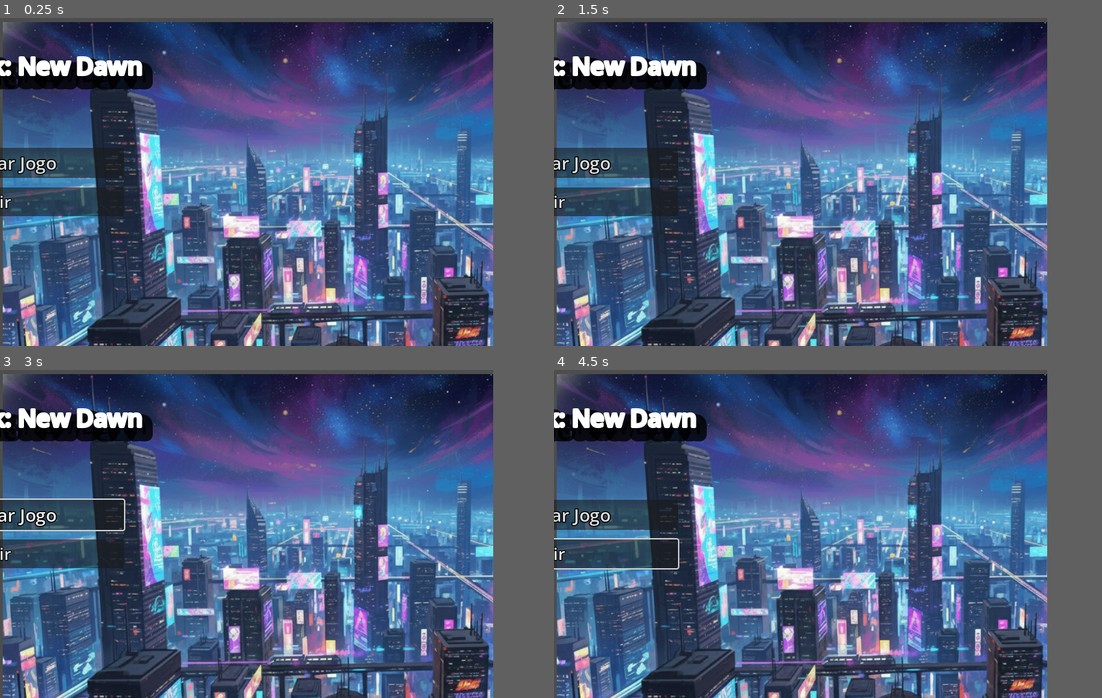
Above: before the commit, frames 1-4 (two rows, left to right).
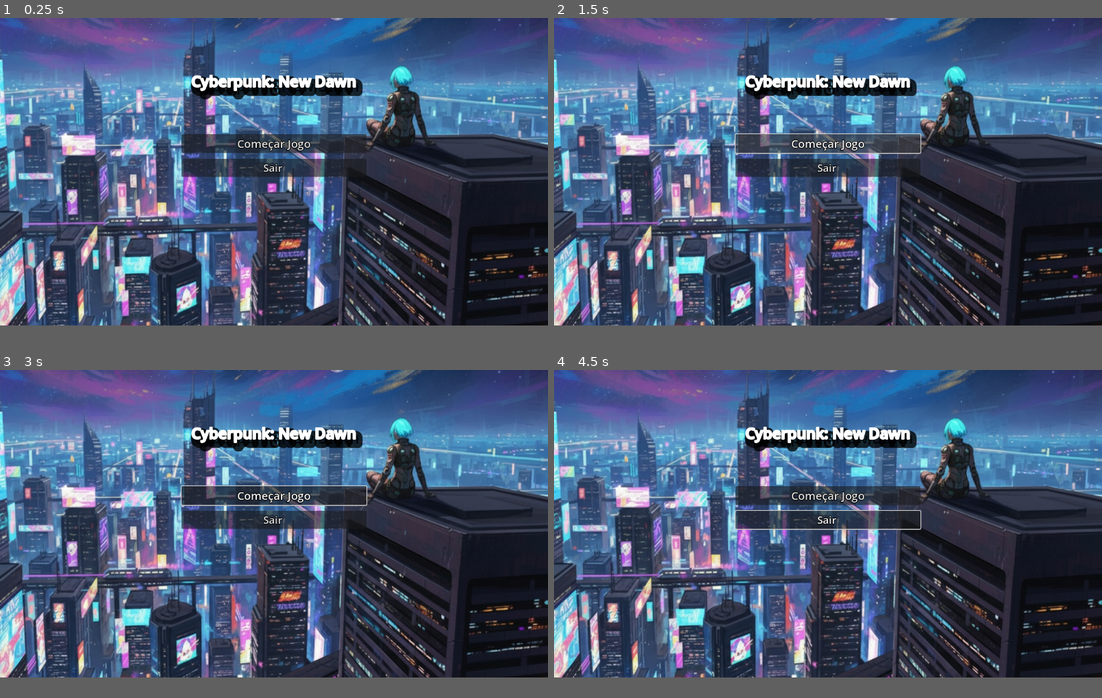
Above: after the commit, the same moments.

Repository: JarysonUERN/Cyberpunk-Neon-Dawn
Game: Godot game, scene res://Assets/UI/menu/menucontroller.tscn
The game is run twice, just before and just after one commit, with the same random seed, the same clock (stepped at 60 frames per second) and the same inputs. The project has no main scene, so this scene is started directly.
Inputs (mouse positions are in pixels of both pictures, inside the frame that each line leads up to):
- Up to frame 1 (0.25 s): no input
- Up to frame 2 (1.5 s): click (800, 152) at 0.5 s, where only the run after the commit has a clickable "Começar Jogo"; click (800, 152) at 1.25 s, where only the run after the commit has a clickable "Começar Jogo"
- Up to frame 3 (3 s): tap Enter at 2 s; move the mouse to (356, 517) at 2.02 s; hold Right (Andar_direita) 2.03-2.78 s; hold Down (Abaixar) 2.03-2.78 s; click (356, 517) at 2.17 s; tap Up (Pular) at 2.27 s; tap Space at 2.75, 2.85 s; move the mouse to (147, 550) at 2.77 s; hold Left (Andar_esquerda) from 2.78 s (still down)
- Up to frame 4 (4.5 s): tap Up (Pular) at 3.02 s; tap Enter at 3.5 s; move the mouse to (849, 461) at 3.52 s; release Left (Andar_esquerda) at 3.53 s; hold Right (Andar_direita) from 3.53 s (still down); tap E at 3.6 s; tap Space at 4.25 s; move the mouse to (773, 599) at 4.27 s; tap Down (Abaixar) at 4.35 s; click (773, 599) at 4.42 s
In our replay, the window is 720x480 before the commit and 800x450 after it. These sizes can differ from the game's own. Grey fills any space a smaller window leaves; there, only what the larger window draws over its background counts as a difference.

The runs differ from the first frame. In frame 1, 86% of the frame differs, in the area x 0-100%, y 0-100%; in frame 2, 86%; in frame 3, 86%; in frame 4, 86%.

Commit message:
arrumei oq baguncei

Diff:
--- a/Assets/UI/menu/menucontroller.tscn
+++ b/Assets/UI/menu/menucontroller.tscn
@@ -18,23 +18,19 @@
 grow_vertical = 2
 
 [node name="MenuSplash" type="Sprite2D" parent="."]
-position = Vector2(586, 329.125)
-scale = Vector2(0.8270597, 0.8780571)
+position = Vector2(532.00006, 333.21875)
+scale = Vector2(1.2329546, 1.3119055)
 texture = ExtResource("1_kaac3")
 
 [node name="Label" type="Label" parent="."]
 layout_mode = 1
-anchors_preset = 8
+anchors_preset = 5
 anchor_left = 0.5
-anchor_top = 0.5
 anchor_right = 0.5
-anchor_bottom = 0.5
-offset_left = -876.0
-offset_top = -280.0
-offset_right = 187.0
-offset_bottom = -60.0
+offset_left = -580.0
+offset_right = 580.0
+offset_bottom = 296.0
 grow_horizontal = 2
-grow_vertical = 2
 theme_override_colors/font_shadow_color = Color(0, 0, 0, 1)
 theme_override_constants/line_spacing = 103
 theme_override_constants/shadow_offset_x = 436
@@ -52,10 +48,10 @@
 anchor_top = 0.5
 anchor_right = 0.5
 anchor_bottom = 0.5
-offset_left = -546.0
-offset_top = -50.0
-offset_right = -179.0
-offset_bottom = 50.0
+offset_left = -216.0
+offset_top = -88.0
+offset_right = 216.0
+offset_bottom = 88.0
 grow_horizontal = 2
 grow_vertical = 2
 theme_override_constants/separation = 14
--- a/main.tscn
+++ b/main.tscn
@@ -15,10 +15,11 @@
 mob_scene = ExtResource("2_h2yge")
 
 [node name="Player" parent="." instance=ExtResource("1_ig7tw")]
-position = Vector2(-198, 16)
+position = Vector2(-232, 144)
 
 [node name="MobTimer" type="Timer" parent="."]
 wait_time = 0.5
+autostart = true
 
 [node name="ScoreTimer" type="Timer" parent="."]
 
@@ -30,6 +31,7 @@
 position = Vector2(240, 450)
 
 [node name="MobPath" type="Path2D" parent="."]
+position = Vector2(0, 8)
 rotation = -0.001795057
 curve = SubResource("Curve2D_h2yge")
 
--- a/project.godot
+++ b/project.godot
@@ -16,8 +16,9 @@
 
 [display]
 
-window/size/viewport_width=720
-window/size/viewport_height=480
+window/size/viewport_width=1280
+window/size/viewport_height=720
+window/size/mode=3
 
 [input]
 
Binary file added: CityLayers-20251118T112244Z-1-001/Cenário01.png
Not shown, added: CityLayers-20251118T112244Z-1-001/Cenário01.png.import
Binary file added: CityLayers-20251118T112244Z-1-001/CityLayers/._back.png
Binary file added: CityLayers-20251118T112244Z-1-001/CityLayers/._back.png.import
Binary file added: CityLayers-20251118T112244Z-1-001/CityLayers/._foreground-empty.png
Binary file added: CityLayers-20251118T112244Z-1-001/CityLayers/._foreground-empty.png.import
Binary file added: CityLayers-20251118T112244Z-1-001/CityLayers/._foreground.png
Binary file added: CityLayers-20251118T112244Z-1-001/CityLayers/._foreground.png.import
Binary file added: CityLayers-20251118T112244Z-1-001/CityLayers/._middle.png
Binary file added: CityLayers-20251118T112244Z-1-001/CityLayers/._middle.png.import
